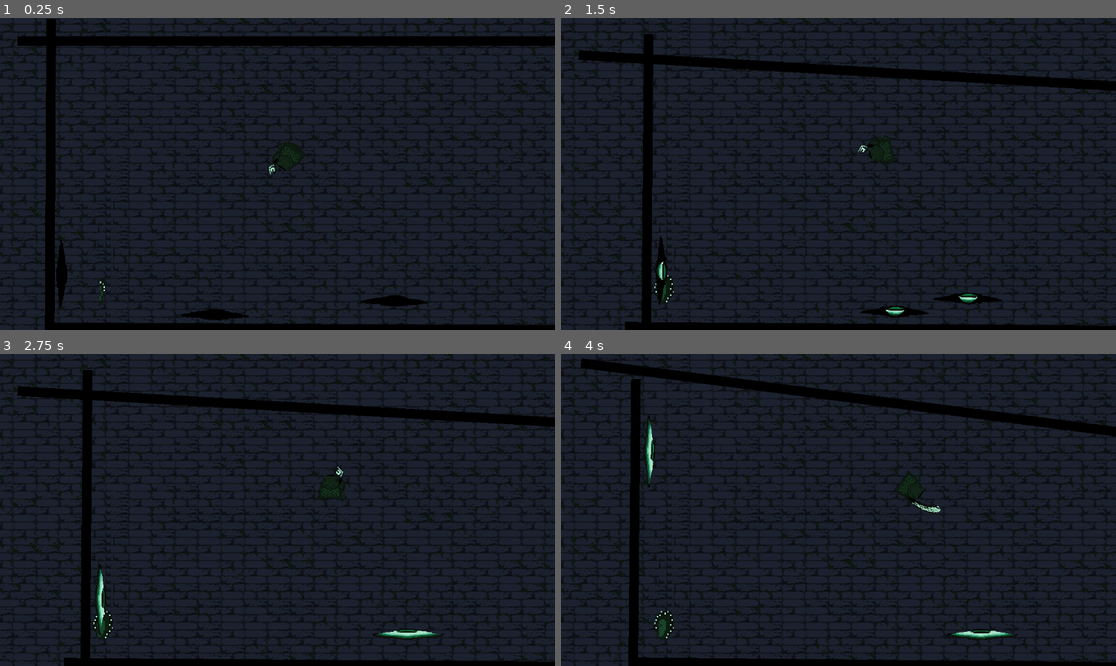
Above: before the commit, frames 1-4 (two rows, left to right).
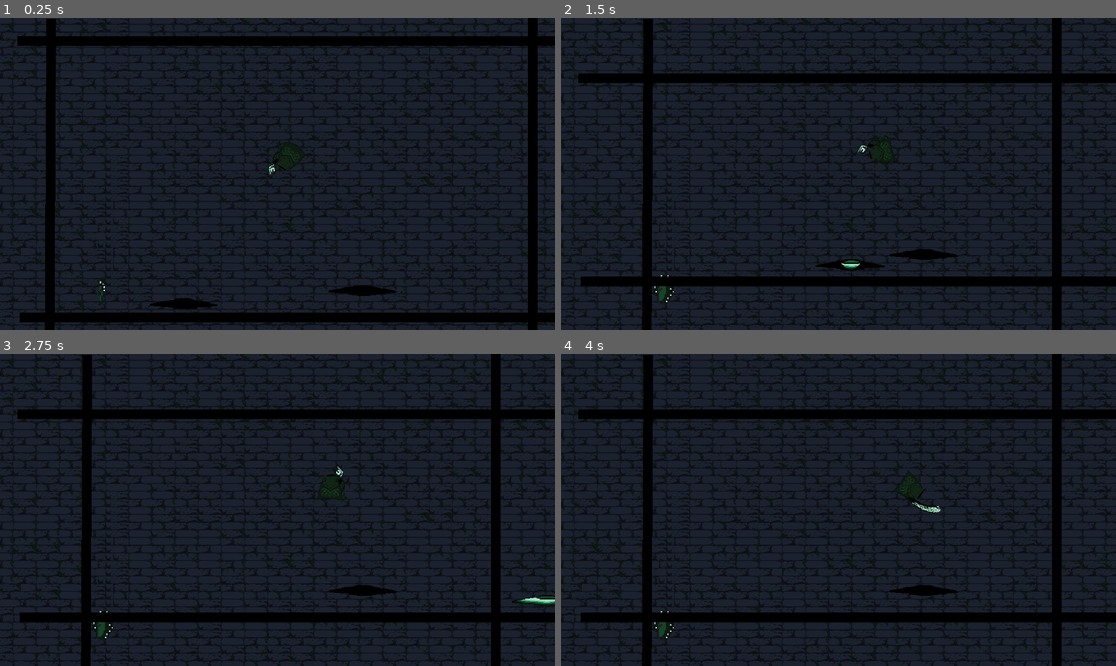
Above: after the commit, the same moments.

Repository: Lucas-FAlves/LudumDare_54_Godot
Game: Godot game, scene res://Scenes/Vilela.tscn
Same seed, same stepped clock (60 frames per second), same inputs: the game is played once before the commit and once after it. The engine's default icon, where the game draws it, is replaced by a stand-in: a white triangle on a blue panel in a dark square.
Inputs (mouse positions are in pixels of both pictures, inside the frame that each line leads up to):
- Up to frame 1 (0.25 s): no input
- Up to frame 2 (1.5 s): move the mouse to (960, 158) at 0.52 s; hold D (Move_Right) from 0.53 s (still down); tap E (Attack) at 0.6, 1.35 s; tap W (Move_Up) at 0.77 s; move the mouse to (727, 189) at 1.27 s
- Up to frame 3 (2.75 s): tap W (Move_Up) at 1.52 s; move the mouse to (333, 441) at 2.02 s; release D (Move_Right) at 2.03 s; hold A (Move_Left) from 2.03 s (still down); tap E (Attack) at 2.1 s
- Up to frame 4 (4 s): move the mouse to (810, 572) at 2.77 s; release A (Move_Left) at 2.78 s; hold D (Move_Right) from 2.78 s (still down); tap E (Attack) at 2.85, 3.6 s; tap W (Move_Up) at 3.02, 3.77 s; move the mouse to (1005, 556) at 3.52 s

The runs differ from the first frame. In frame 1, 6.3% of the frame differs, in the area x 3-100%, y 0-100%; in frame 2, 9.8%; in frame 3, 9.5%; in frame 4, 12%.

Commit message:
paredes se mexendo

Diff:
--- a/Scenes/Vilela.tscn
+++ b/Scenes/Vilela.tscn
@@ -9,7 +9,9 @@
 [ext_resource type="Script" path="res://Scenes/esquerda.gd" id="7_6ag3d"]
 [ext_resource type="PackedScene" uid="uid://7nw6skvby7ly" path="res://Prefabs/Olho.tscn" id="7_okt4f"]
 [ext_resource type="PackedScene" uid="uid://ha5dvhlqmpbp" path="res://Scenes/Eye.tscn" id="8_8j63a"]
+[ext_resource type="Script" path="res://Scenes/direita.gd" id="8_rdeqn"]
 [ext_resource type="PackedScene" uid="uid://167vaub0r1l0" path="res://Scenes/Player_Character.tscn" id="9_gxic7"]
+[ext_resource type="Script" path="res://Scenes/movebaixo.gd" id="9_ugcn7"]
 [ext_resource type="PackedScene" uid="uid://jh2cwqsux7ji" path="res://Scenes/sound_manager.tscn" id="10_ui3rw"]
 
 [sub_resource type="RectangleShape2D" id="RectangleShape2D_2w6an"]
@@ -39,6 +41,7 @@
 [node name="cima" type="RigidBody2D" parent="."]
 position = Vector2(270, 16)
 scale = Vector2(0.919999, 1)
+collision_layer = 16
 gravity_scale = 0.0
 script = ExtResource("5_owi8u")
 
@@ -55,6 +58,7 @@
 position = Vector2(49, 221)
 rotation = 1.57509
 scale = Vector2(0.320957, 1.03051)
+collision_layer = 32
 gravity_scale = 0.0
 script = ExtResource("7_6ag3d")
 
@@ -67,19 +71,13 @@
 position = Vector2(323, -24)
 shape = SubResource("RectangleShape2D_2w6an")
 
-[node name="CharacterBody2D (Olho)" parent="esquerda" instance=ExtResource("7_okt4f")]
-position = Vector2(275.524, -51.1874)
-isVertical = true
-
 [node name="direita" type="RigidBody2D" parent="."]
-position = Vector2(1114, 140)
+position = Vector2(1103, 214)
 rotation = 1.5708
 scale = Vector2(0.309664, 1.00319)
-collision_layer = 2
+collision_layer = 64
 gravity_scale = 0.0
-script = ExtResource("5_owi8u")
-move_direction = Vector2(-1, 0)
-move_limit = Vector2(-100, 0)
+script = ExtResource("8_rdeqn")
 metadata/_edit_group_ = true
 
 [node name="Sprite2D" type="Sprite2D" parent="direita"]
@@ -94,14 +92,14 @@
 [node name="baixo" type="RigidBody2D" parent="."]
 position = Vector2(293, 640)
 scale = Vector2(0.909803, 1)
+collision_layer = 128
 gravity_scale = 0.0
-script = ExtResource("5_owi8u")
-move_direction = Vector2(0, -1)
-move_limit = Vector2(0, -100)
+script = ExtResource("9_ugcn7")
 metadata/_edit_group_ = true
 
 [node name="CharacterBody2D (Olho)" parent="baixo" instance=ExtResource("7_okt4f")]
 position = Vector2(76, -52)
+collision_layer = 128
 
 [node name="Sprite2D" type="Sprite2D" parent="baixo"]
 position = Vector2(322, -22)
@@ -113,6 +111,7 @@
 shape = SubResource("RectangleShape2D_2w6an")
 
 [node name="Eye" parent="baixo" instance=ExtResource("8_8j63a")]
+process_mode = 4
 position = Vector2(455, -82)
 rotation = 3.14159
 scale = Vector2(1.201, -0.254)
--- /dev/null
+++ b/Scenes/direita.gd
@@ -0,0 +1,37 @@
+extends RigidBody2D
+
+@export var move_speed = 100  # Velocidade de movimento
+@export var move_direction = Vector2.LEFT  # Direção inicial
+var is_moving = false  # Indica se o RigidBody2D está se movendo
+@export var move_limit = Vector2 (-100,0)  # Limite para onde o RigidBody2D deve se mover
+
+var initialPosition
+
+func _ready():
+	# Obtém a posição inicial do objeto
+	initialPosition = global_position  # Ou use "position" em vez de "global_position" se for relativa ao nó pai
+	initialPosition += move_limit
+	start_movement()
+
+func _process(delta):
+	if is_moving:
+		# Move o RigidBody2D na direção especificada
+		var motion = move_direction * move_speed * delta
+		print(motion)
+		global_position += motion
+		sound_manager.playAudio("WallMoving")
+
+		# Verifica se atingiu o limite
+		if global_position.x <= initialPosition.x:
+			is_moving = false
+			print("parou")
+			sound_manager.stopAudio("WallMoving")
+
+func start_movement():
+	# Inicia o movimento
+	is_moving = true
+
+func stop_movement():
+	# Para o movimento
+	sound_manager.stopAudio("WallMoving")
+	is_moving = false
--- /dev/null
+++ b/Scenes/movebaixo.gd
@@ -0,0 +1,37 @@
+extends RigidBody2D
+
+@export var move_speed = 100  # Velocidade de movimento
+@export var move_direction = Vector2.UP  # Direção inicial
+var is_moving = false  # Indica se o RigidBody2D está se movendo
+@export var move_limit = Vector2 (0,-100)  # Limite para onde o RigidBody2D deve se mover
+
+var initialPosition
+
+func _ready():
+	# Obtém a posição inicial do objeto
+	initialPosition = global_position  # Ou use "position" em vez de "global_position" se for relativa ao nó pai
+	initialPosition += move_limit
+	start_movement()
+
+func _process(delta):
+	if is_moving:
+		# Move o RigidBody2D na direção especificada
+		var motion = move_direction * move_speed * delta
+		print(motion)
+		global_position += motion
+		sound_manager.playAudio("WallMoving")
+
+		# Verifica se atingiu o limite
+		if global_position.y <= initialPosition.y:
+			is_moving = false
+			print("parou")
+			sound_manager.stopAudio("WallMoving")
+
+func start_movement():
+	# Inicia o movimento
+	is_moving = true
+
+func stop_movement():
+	# Para o movimento
+	sound_manager.stopAudio("WallMoving")
+	is_moving = false
Not shown: 1 places in Scenes/Vilela.tscn that only renumber resources
